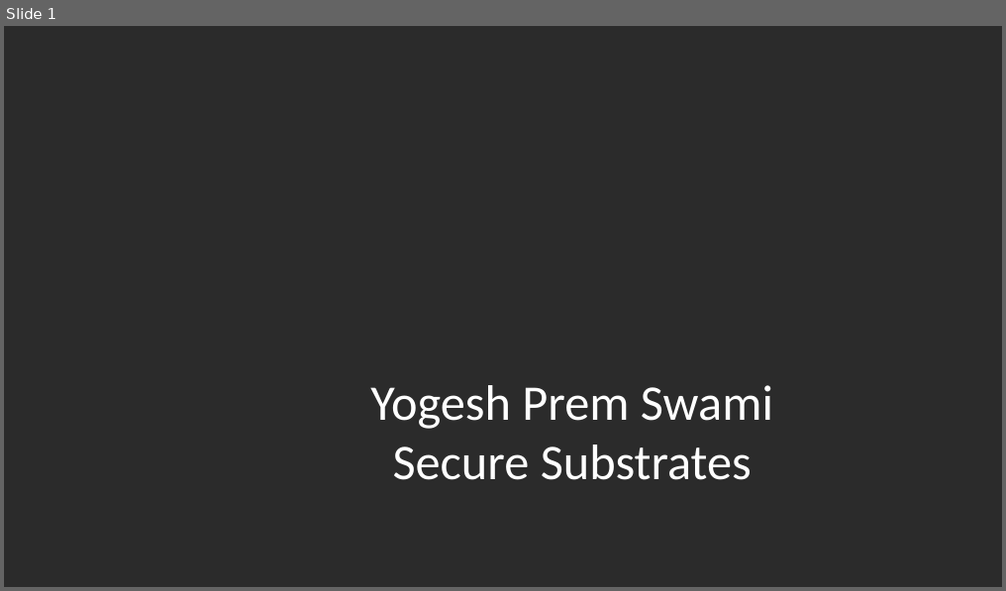
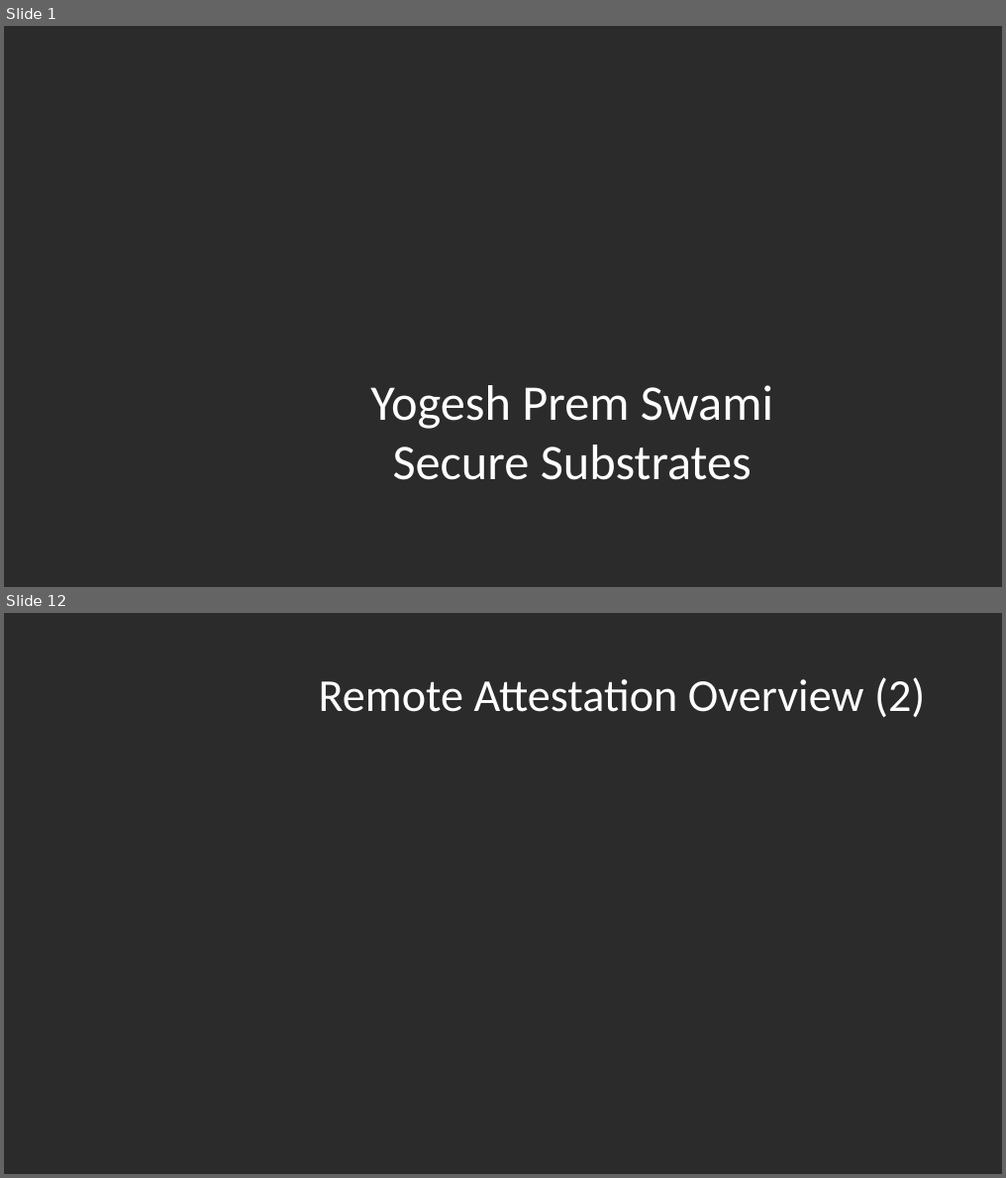
Before and after one commit to axelexic/sgx_remote_attestation_bh_17, a slide deck: presentation/bhusa17_yogesh_swami.pptx. Shown one above the other, each under a label of ours: slide 1 before the commit, slides 1 and 12 after it; the slides between them are not shown. The pictures are 1006x591 and 1006x1178 pixels, drawn with LibreOffice and Linux fonts; fonts in the diff are those of the drawing; background and template pictures are left out; a plain dark background stands for a picture behind light text. Boxes give left, top, right and bottom in pixels: in the first picture for what was removed or moved away, otherwise in the second. Text is boxed around its words. In the diff, an @@ line names an element or a change of style, - is before the commit and + after.

```diff
--- a/presentation/bhusa17_yogesh_swami.pptx
+++ b/presentation/bhusa17_yogesh_swami.pptx
@@ slide 12 added at [4, 613, 1002, 1174], background picture (left out) @@
@@ title added at [319, 677, 925, 717], 44 pt, text #FFFFFF @@
+Remote Attestation Overview (2)
```
Also in this commit, not shown: 2 slides changed, 14 other slides added, 1 slide removed, 1 other file.
